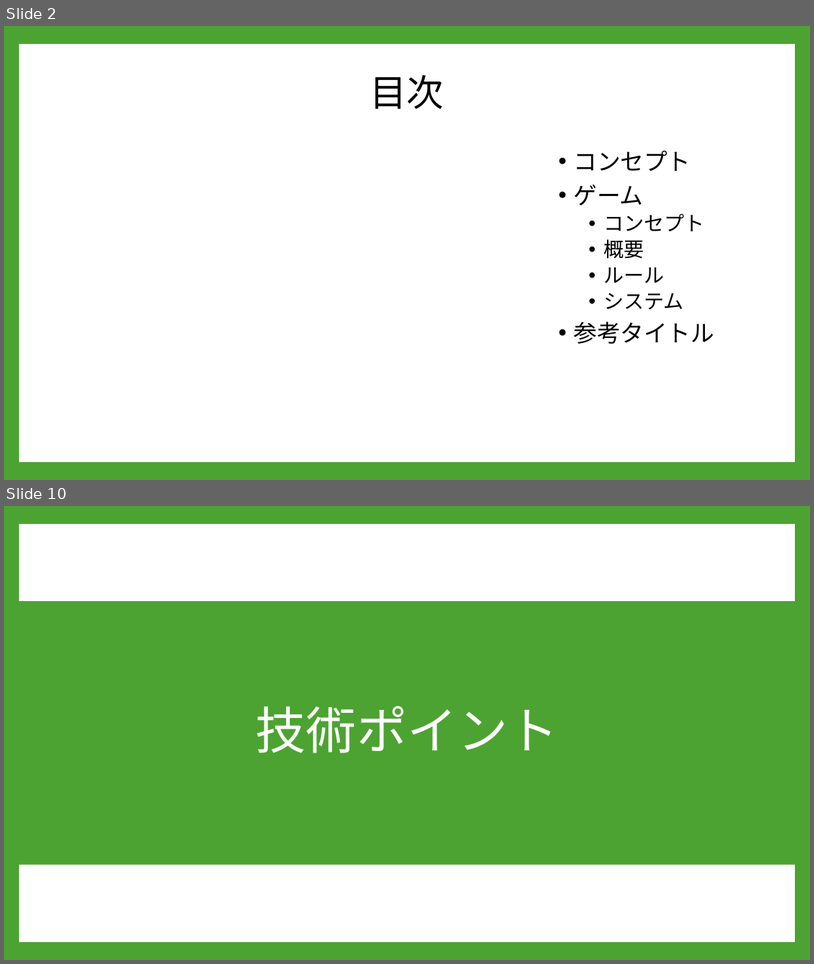
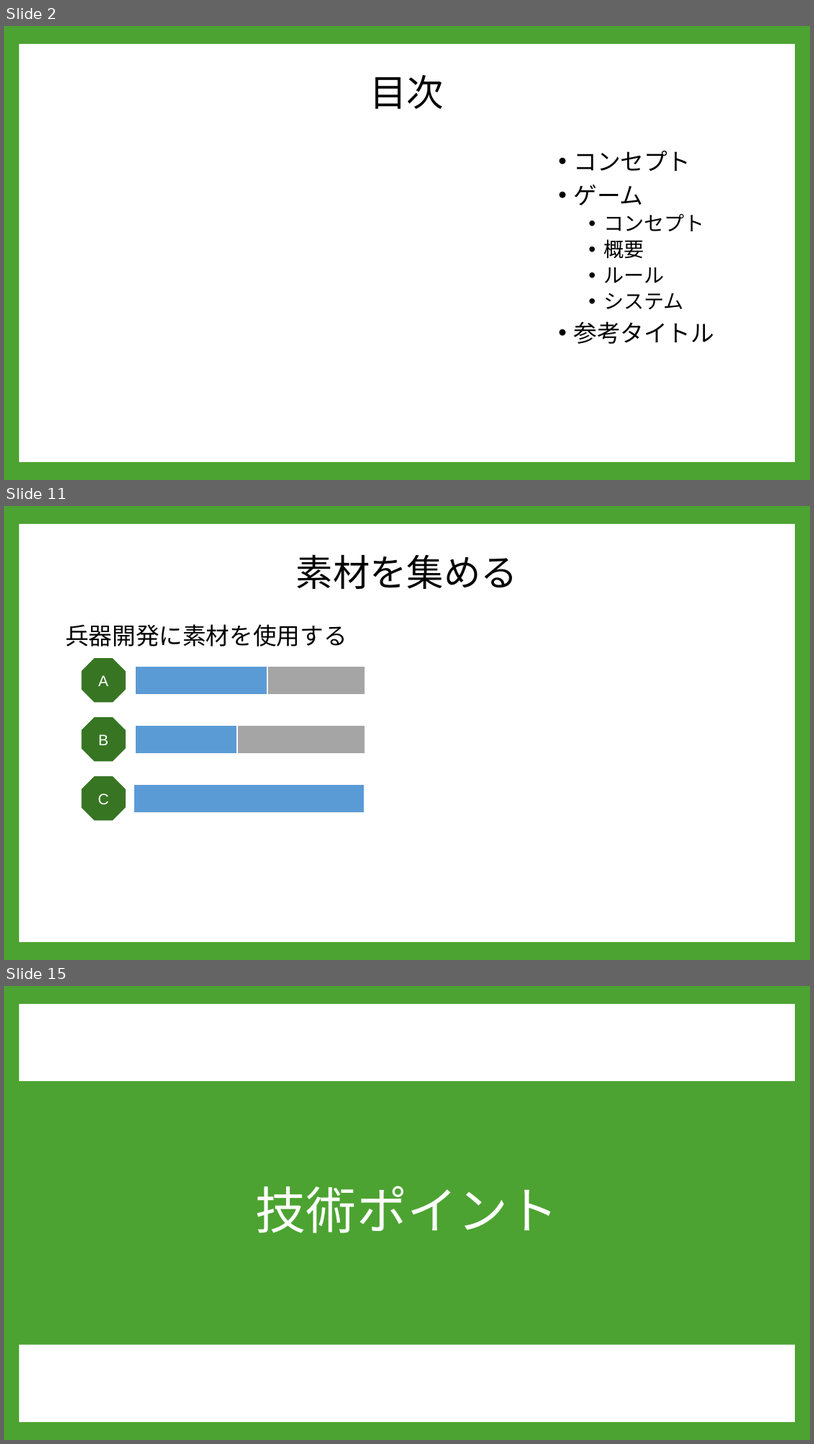
Before and after one commit to A23019/GC_A3_1, a slide deck: 企画/PowerPoint/企画案２.pptx. Shown one above the other, each under a label of ours: slides 2 and 10 before the commit, slides 2, 11 and 15 after it; the slides between them are not shown. The pictures are 814x964 and 814x1444 pixels, drawn with LibreOffice and Linux fonts; fonts in the diff are those of the drawing; background and template pictures are left out. Boxes give left, top, right and bottom in pixels: in the first picture for what was removed or moved away, otherwise in the second. Text is boxed around its words. In the diff, an @@ line names an element or a change of style, - is before the commit and + after.

```diff
--- a/企画/PowerPoint/企画案２.pptx
+++ b/企画/PowerPoint/企画案２.pptx
@@ slide 11 added at [4,506,810,960], background #4CA331; not listed: 1 template element that a slide beside it also shows @@
@@ title added at [296,554,518,589], 44 pt, text #000000 @@
+素材を集める
@@ text added at [65,624,347,646], 28 pt, text #000000 @@
+兵器開発に素材を使用する
@@ group added at [82,658,365,821]: 6 rectangles, 3 octagons @@
+A
+B
+C
@@ what was slide 10 is now slide 15 @@
```
Also in this commit, not shown: 10 slides changed, 7 other slides added, 1 slide removed, 2 other files.
